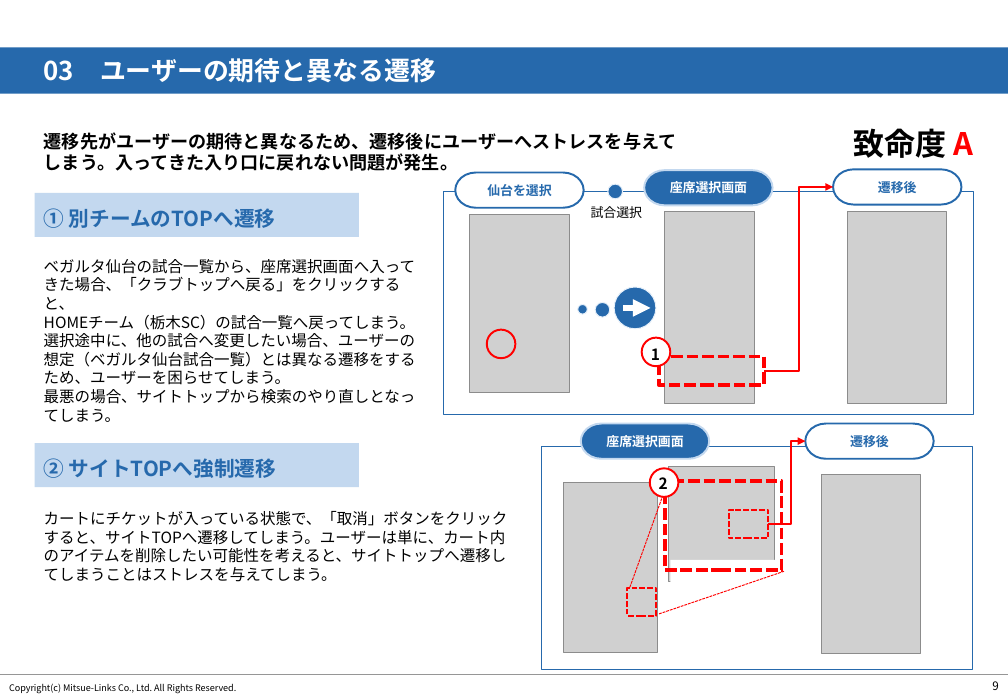
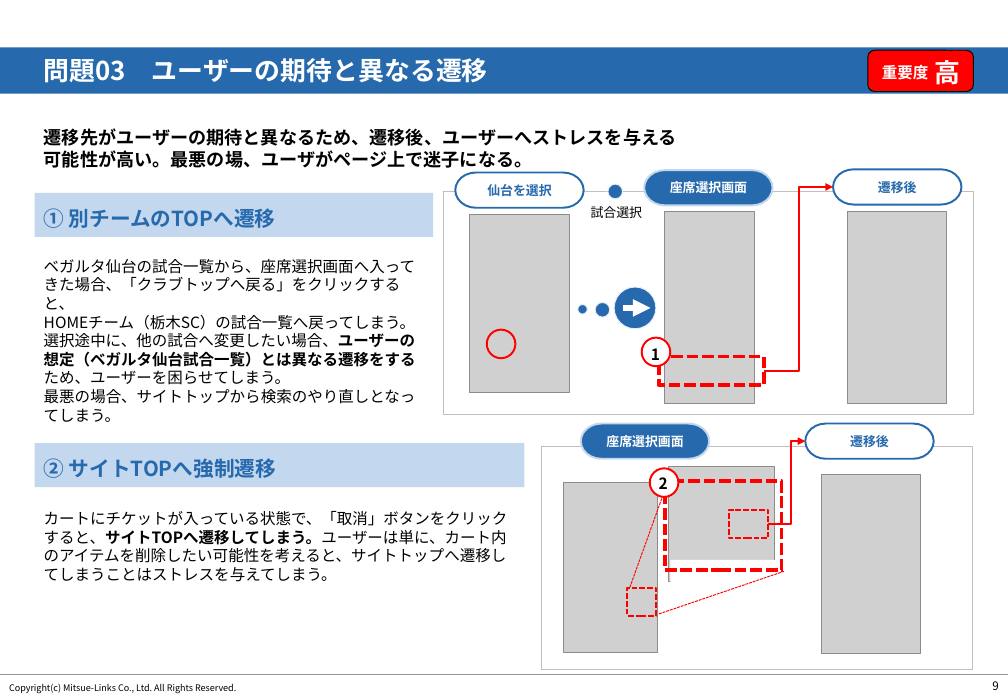
Before and after one commit to sakitama14/TheOdinProject, a slide deck: slide 10 of 調査報告書.pptx. Drawn at 1008x698 pixels with LibreOffice and Linux fonts; fonts in the diff are those of the drawing; grey boxes stand for pictures; background and template pictures are left out. Boxes give left, top, right and bottom in pixels: in the first picture for what was removed or moved away, otherwise in the second. Text is boxed around its words. In the diff, an @@ line names an element or a change of style, - is before the commit and + after.

```diff
--- a/調査報告書.pptx
+++ b/調査報告書.pptx
@@ text at (44, 58, 488, 83): text changed @@
-03 ユーザーの期待と異なる遷移
+問題03 ユーザーの期待と異なる遷移
@@ rounded rectangle added at (868, 50, 974, 91), fill #FF0000, outline #000000 0.75 pt @@
@@ text added at (882, 62, 928, 82), 12 pt, text #FFFFFF, bold @@
+重要度
@@ text added at (935, 60, 961, 85), 20 pt, text #FFFFFF, bold @@
+高
@@ text at (44, 128, 677, 168): text changed @@
-遷移先がユーザーの期待と異なるため、遷移後にユーザーへストレスを与えてしまう。入ってきた入り口に戻れない問題が発生。
+遷移先がユーザーの期待と異なるため、遷移後、ユーザーへストレスを与える可能性が高い。最悪の場、ユーザがページ上で迷子になる。
@@ text removed at (853, 128, 973, 158) @@
-致命度 A
@@ font Roboto Condensed to Noto Sans CJK JP in 3 elements at (644, 170, 773, 206), (581, 423, 709, 459), (455, 172, 584, 208) @@
@@ rectangle: place and size @@
-rectangle at (34, 193, 359, 236)
+rectangle at (34, 193, 433, 236)
@@ rectangle at (444, 192, 974, 415): outline #2669AC 1 pt to #BFBFBF 1 pt @@
@@ text "ベガルタ仙台の試合一覧から、座席選択画面へ入ってきた場合、「クラブトップへ戻る」をクリックすると、 HOMEチーム（栃木 ..." at (44, 259, 416, 422): bold on in "選択途中に、他の試合へ変更したい場合、ユーザーの想定（ベガルタ仙台試合一覧）とは異なる遷移をするため、ユーザーを困らせて ..." @@
@@ rectangle: place and size @@
-rectangle at (34, 443, 359, 487)
+rectangle at (34, 443, 524, 487)
@@ rectangle at (542, 447, 973, 670): outline #2669AC 1 pt to #BFBFBF 1 pt @@
@@ text "カートにチケットが入っている状態で、「取消」ボタンをクリックすると、サイトTOPへ遷移してしまう。ユーザーは単に、カート ..." at (44, 511, 508, 582): bold on in "カートにチケットが入っている状態で、「取消」ボタンをクリックすると、サイトTOPへ遷移してしまう。ユーザーは単に、カート ..." @@
```
Also in this commit, not shown: 13 other slides changed, 6 slides added, 2 slides removed, 1 other file.
